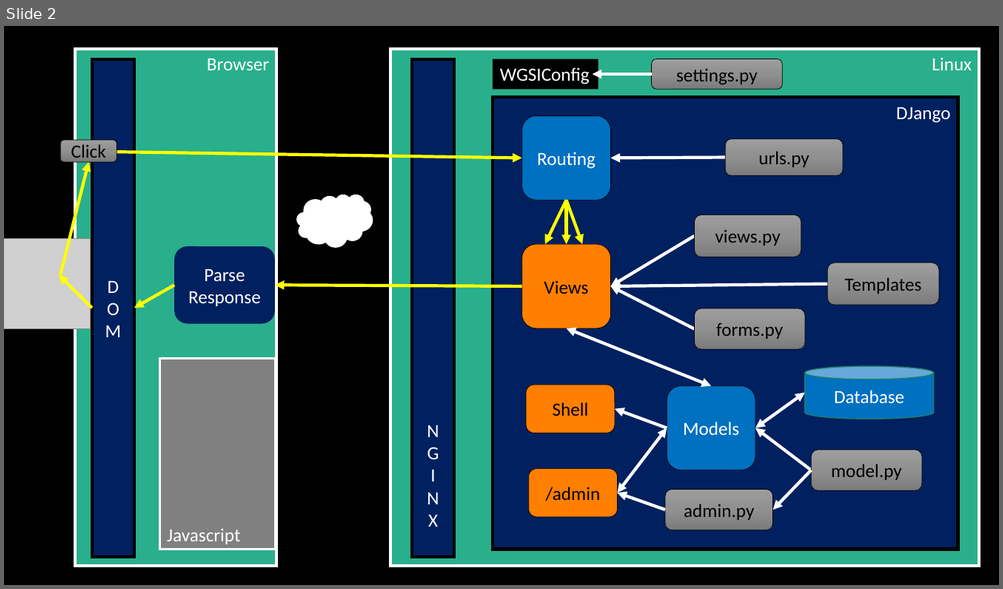
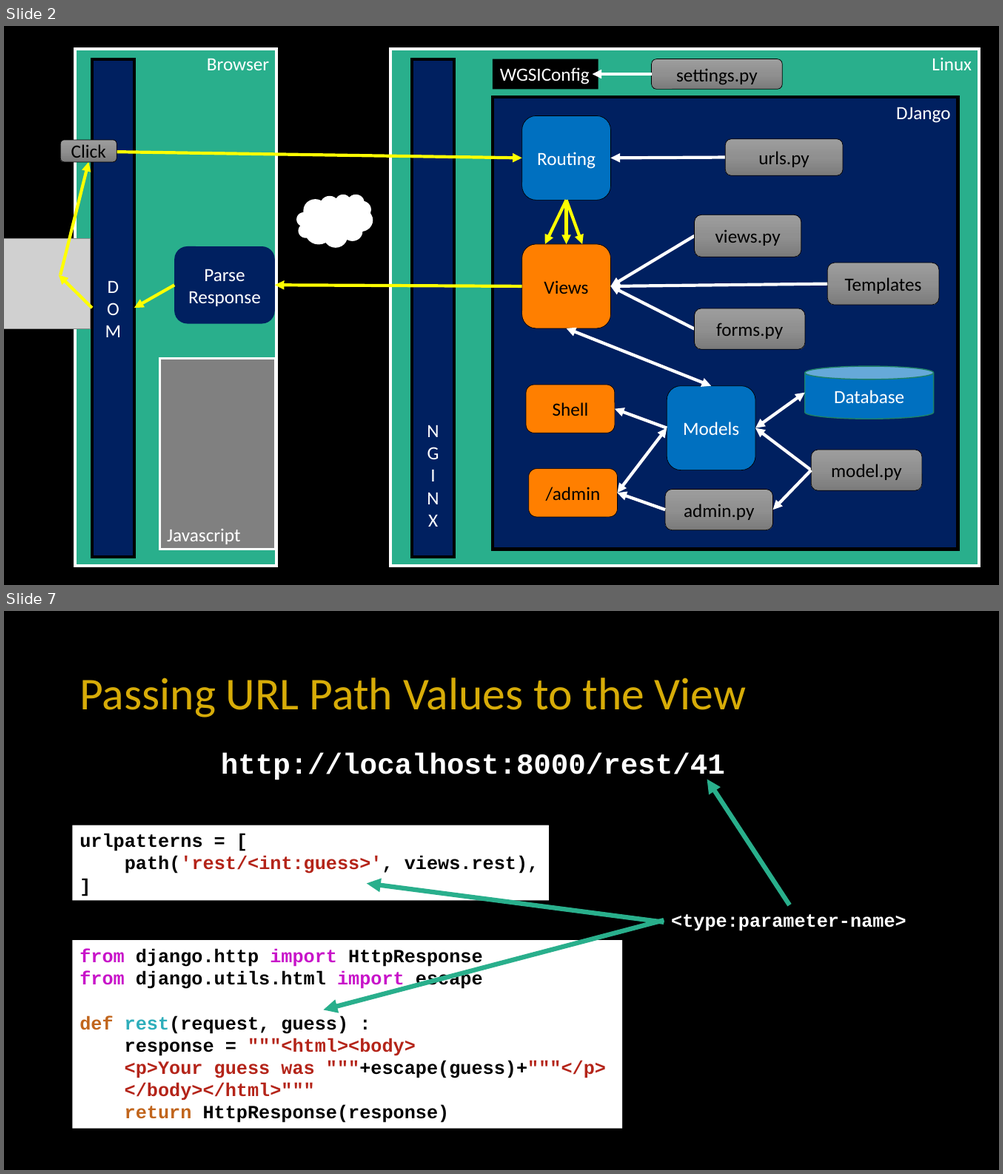
Before and after one commit to csev/dj4e, a slide deck: lectures/DJ-05-Views-Templates.pptx. Shown one above the other, each under a label of ours: slide 2 before the commit, slides 2 and 7 after it; the slides between them are not shown. The pictures are 1003x589 and 1003x1174 pixels, drawn with LibreOffice and Linux fonts; fonts in the diff are those of the drawing; grey boxes stand for pictures; background and template pictures are left out. Boxes give left, top, right and bottom in pixels: in the first picture for what was removed or moved away, otherwise in the second. Text is boxed around its words. In the diff, an @@ line names an element or a change of style, - is before the commit and + after.

```diff
--- a/lectures/DJ-05-Views-Templates.pptx
+++ b/lectures/DJ-05-Views-Templates.pptx
@@ slide 7 added at [4,611,999,1170], background #000000 @@
@@ title added at [79,678,745,718], 44 pt, text #D7AC08 @@
+Passing URL Path Values to the View
@@ text added at [221,753,725,782], 28 pt, text #FFFFFF, bold @@
+http://localhost:8000/rest/41
@@ arrow added from (790, 906) to (707, 780), #29AF8C 4.5 pt @@
@@ rectangle added at [73,825,549,900], fill #FFFFFF, 18 pt, text #000000, bold @@
+urlpatterns = [
+path('rest/<int:guess>', views.rest),
+]
@@ arrow added from (663, 922) to (367, 883), #29AF8C 4.5 pt @@
@@ arrow added from (663, 920) to (324, 1010), #29AF8C 4.5 pt @@
@@ text added at [671,914,906,931], 18 pt, text #FFFFFF, bold @@
+<type:parameter-name>
@@ rectangle added at [73,941,623,1129], fill #FFFFFF, 18 pt, text #000000, bold @@
+from django.http import HttpResponse
+from django.utils.html import escape
+def rest(request, guess) :
+response = """<html><body>
+<p>Your guess was """+escape(guess)+"""</p>
+</body></html>"""
+return HttpResponse(response)
```
Also in this commit, not shown: 2 slides changed, 14 other slides added, 1 other file.
